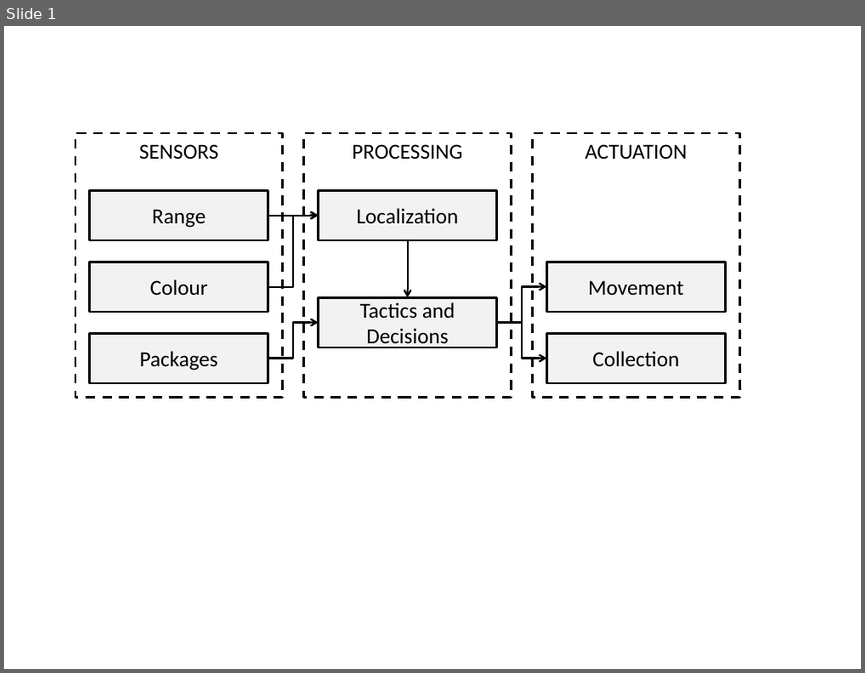
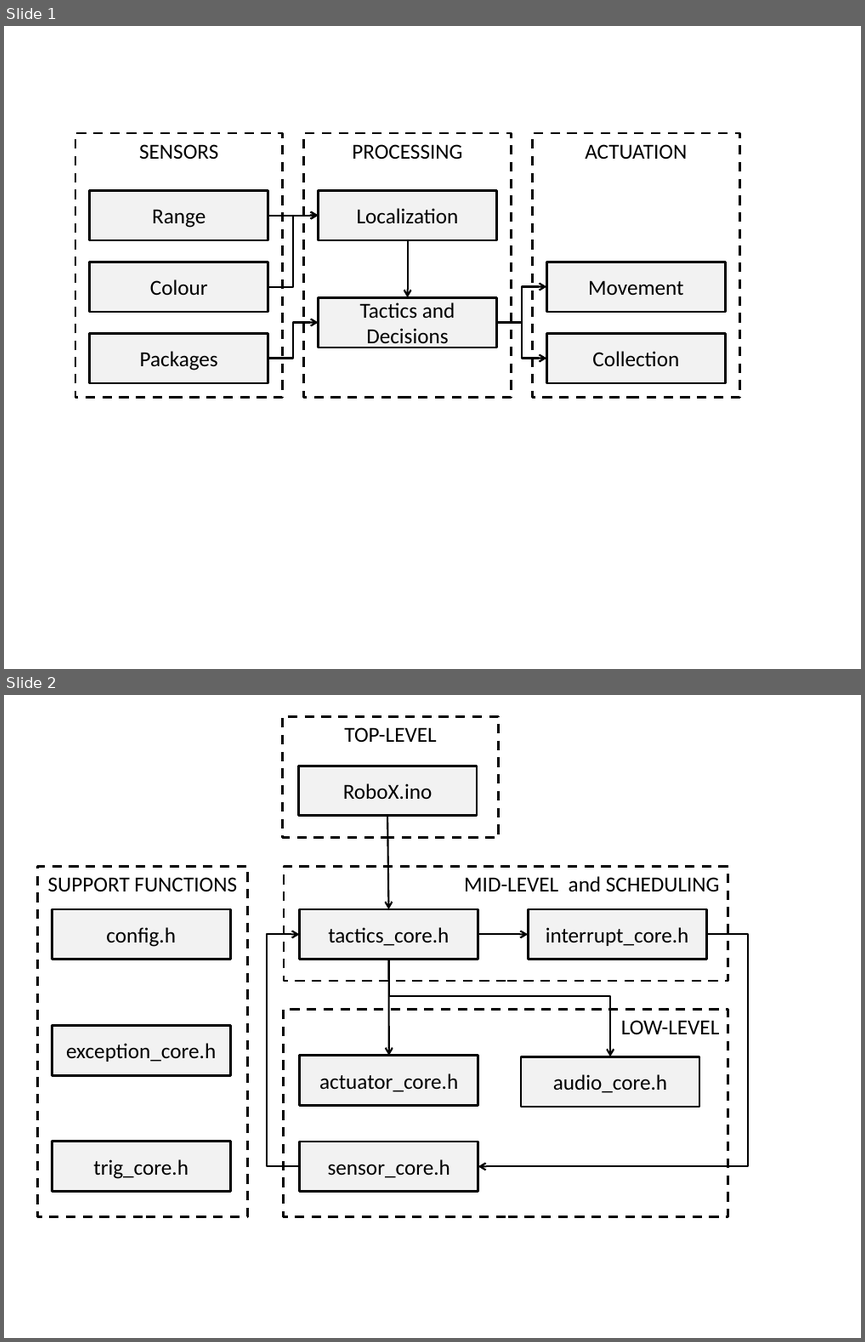
Before and after one commit to petern3/Group-10, a slide deck: Reports/Graphics/Dataflow Diagram.pptx. Shown one above the other, each under a label of ours: slide 1 before the commit, slides 1 and 2 after it. The pictures are 865x673 and 865x1342 pixels, drawn with LibreOffice and Linux fonts; fonts in the diff are those of the drawing. Boxes give left, top, right and bottom in pixels: in the first picture for what was removed or moved away, otherwise in the second. Text is boxed around its words. In the diff, an @@ line names an element or a change of style, - is before the commit and + after.

```diff
--- a/Reports/Graphics/Dataflow Diagram.pptx
+++ b/Reports/Graphics/Dataflow Diagram.pptx
@@ slide 2 added at (4,695,861,1338), background #FFFFFF @@
@@ group added at (37,716,748,1217): 13 rectangles, 3 arrows, 3 elbow arrows @@
+sensor_core.h
+RoboX.ino
+actuator_core.h
+audio_core.h
+config.h
+exception_core.h
+interrupt_core.h
+SUPPORT FUNCTIONS
+tactics_core.h
+trig_core.h
+TOP-LEVEL
+MID-LEVEL and SCHEDULING
+LOW-LEVEL
```
Also in this commit, not shown: 7 other files.
